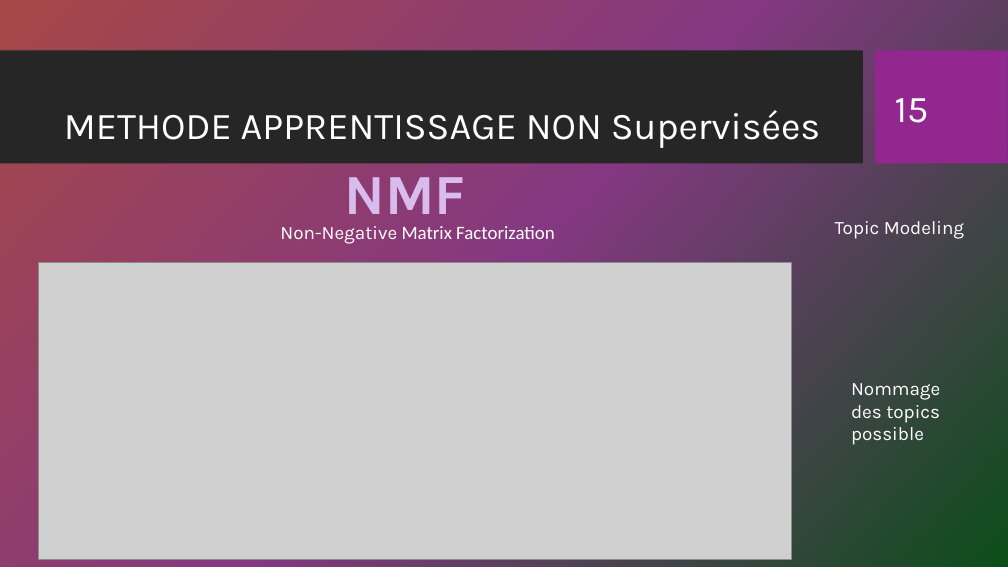
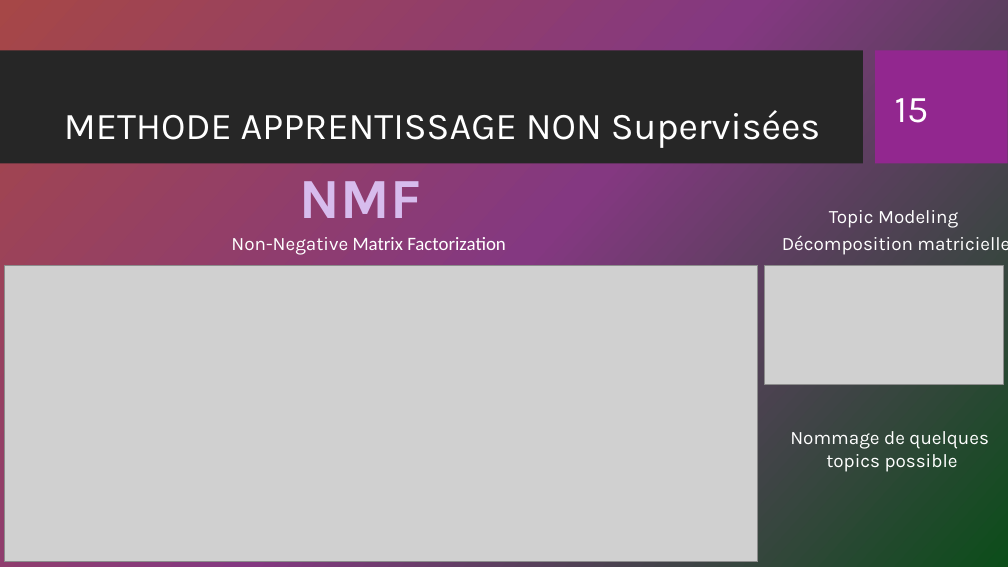
Before and after one commit to bachir151/Cat-gorisez-automatiquement-des-questions, a slide deck: slide 15 of Diedhiou_Ahmed_4_Presentation_072023.pptx. Drawn at 1008x567 pixels with LibreOffice and Linux fonts; fonts in the diff are those of the drawing; grey boxes stand for pictures; background and template pictures are left out. Boxes give left, top, right and bottom in pixels: in the first picture for what was removed or moved away, otherwise in the second. Text is boxed around its words. In the diff, an @@ line names an element or a change of style, - is before the commit and + after.

```diff
--- a/Diedhiou_Ahmed_4_Presentation_072023.pptx
+++ b/Diedhiou_Ahmed_4_Presentation_072023.pptx
@@ text "NMF" rewrapped from [344, 177, 465, 228] to [300, 181, 421, 218] @@
@@ text "Topic Modeling": place and size @@
-text "Topic Modeling" at [835, 221, 964, 239]
+text "Topic Modeling" at [829, 210, 958, 228]
@@ text "Non-Negative Matrix Factorization": place and size @@
-text "Non-Negative Matrix Factorization" at [280, 226, 555, 244]
+text "Non-Negative Matrix Factorization" at [231, 237, 506, 255]
@@ text added at [782, 236, 1008, 255], 18 pt, text #FFFFFF @@
+Décomposition matricielle
@@ picture: place and size @@
-picture at [39, 262, 792, 559]
+picture at [5, 265, 758, 562]
@@ picture added at [765, 265, 1003, 384] @@
@@ text at [790, 431, 989, 472]: text changed @@
-Nommage des topics possible
+Nommage de quelques topics possible
```
Also in this commit, not shown: 6 other slides changed.
